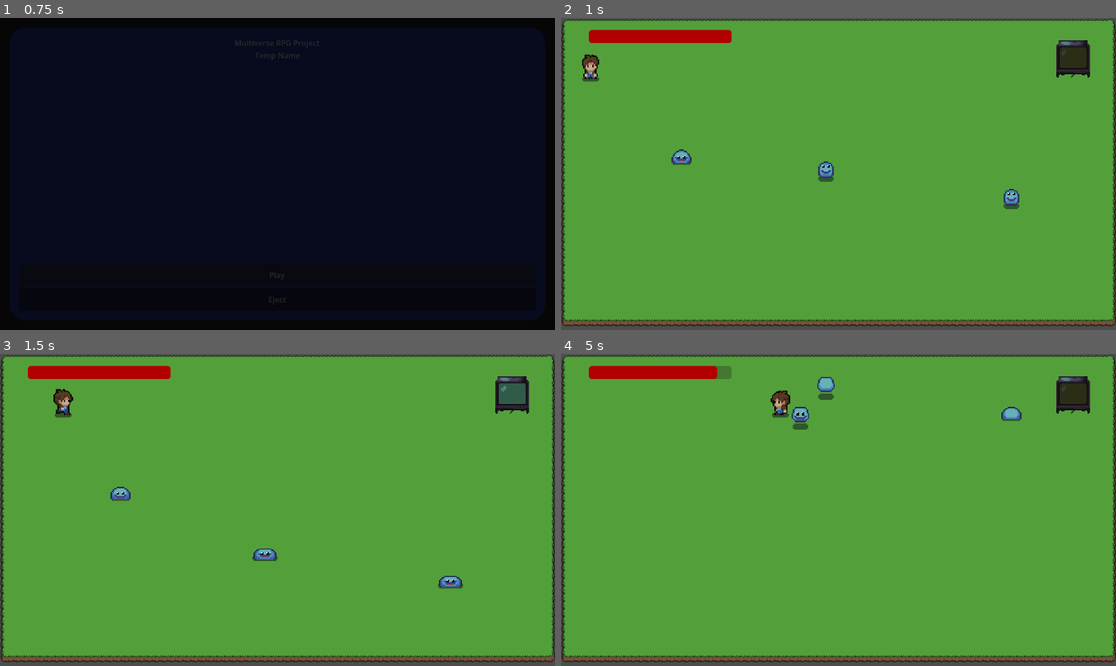
Above: before the commit, frames 1-4 (two rows, left to right).
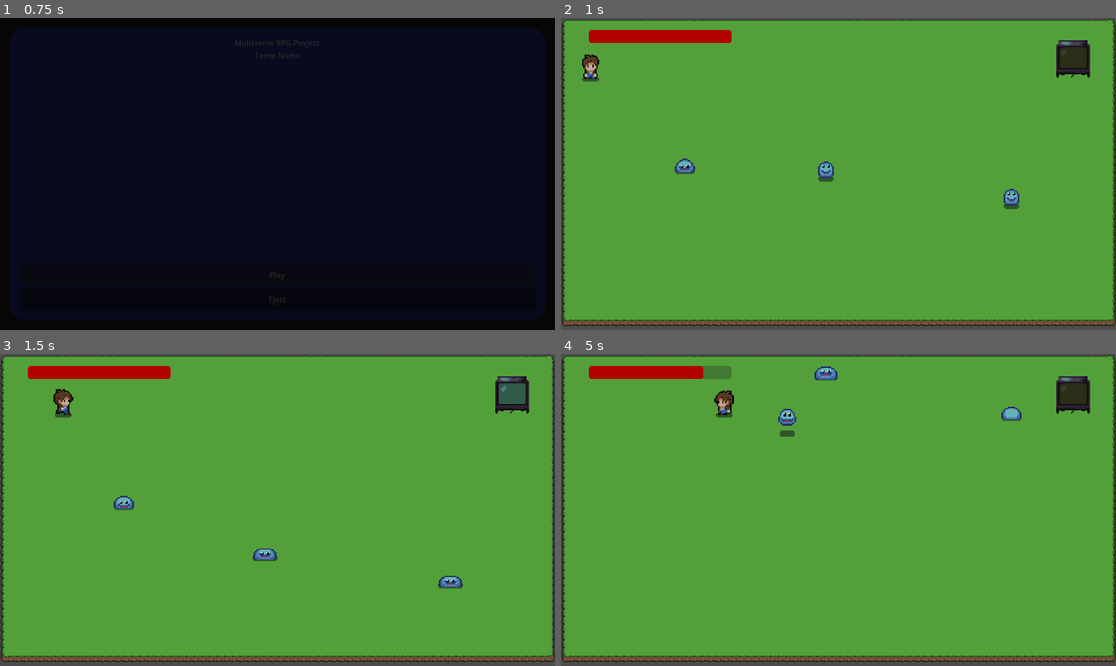
Above: after the commit, the same moments.

Repository: CCV-JamesNye/multiverse-rpg-project
Game: Godot game, scene res://Scenes/UI/MainMenu.tscn
The game is run twice, just before and just after one commit, with the same random seed, the same clock (stepped at 60 frames per second) and the same inputs.
Inputs:
- Up to frame 1 (0.75 s): click "Play" at 0.5 s
- Up to frame 2 (1 s): no input
- Up to frame 3 (1.5 s): tap Enter at 1.25 s; hold Right (move_right) from 1.28 s (still down)
- Up to frame 4 (5 s): release Right (move_right) at 2.03 s; hold Down (move_down) 2.03-2.78 s; hold Right (move_right) 2.78-3.53 s; hold Up (move_up) 3.53-4.28 s; hold Left (move_left) from 4.28 s (still down)

Frame 1 is identical in both runs. In frame 2, 0.3% of the frame differs, in the area x 19-25%, y 42-51%; in frame 3, 0.3%; in frame 4, 1.3%, in the area x 25-50%, y 3-27%.

Commit message:
Revert "Attempted Knockback"
This reverts commit c360c096b50bd3264d19c0a540857129450dc528.

Diff:
--- a/Scenes/Game Manager/Scripts/game_manager.gd
+++ b/Scenes/Game Manager/Scripts/game_manager.gd
@@ -1,6 +1,4 @@
 extends Node
-
-var enemy_direction
 
 func plr_die():
 	await SceneTransition.fade_to_black()
--- a/Scenes/Player/Scripts/player.gd
+++ b/Scenes/Player/Scripts/player.gd
@@ -7,20 +7,14 @@
 var max_health : int = 10
 var death_anim : bool = false
 signal health_update (int)
-var enemies
-var is_input_allowed : bool = true
 
 @onready var animated_sprite_2d: AnimatedSprite2D = $AnimatedSprite2D
 @onready var hurtbox: Area2D = $HurtBox
-@onready var collision: CollisionShape2D = $Collision
-@onready var hit_timer: Timer = $HitTimer
 
 # Called when the node enters the scene tree for the first time.
 func _ready() -> void:
-	enemies = get_tree().get_first_node_in_group("enemies")
 	hurtbox.send_damage.connect(take_damage)
 	animated_sprite_2d.play("idle_down")
-	hit_timer.timeout.connect(stop_hit_movement)
 	pass # Replace with function body.
 
 # Called every frame. 'delta' is the elapsed time since the previous frame.
@@ -29,22 +23,22 @@
 	var direction : Vector2 = Vector2.ZERO
 
 	# Reads input
-	if Input.is_action_pressed("move_right") && is_input_allowed == true:
+	if Input.is_action_pressed("move_right"):
 		facing = "right"
 		play_anim(1)
 		direction.x += 1
 		direction.y = 0
-	if Input.is_action_pressed("move_left") && is_input_allowed == true:
+	if Input.is_action_pressed("move_left"):
 		facing = "left"
 		play_anim(1)
 		direction.x -= 1
 		direction.y = 0
-	if Input.is_action_pressed("move_down") && is_input_allowed == true:
+	if Input.is_action_pressed("move_down"):
 		facing = "down"
 		play_anim(1)
 		direction.y += 1
 		direction.x = 0
-	if Input.is_action_pressed("move_up") && is_input_allowed == true:
+	if Input.is_action_pressed("move_up"):
 		facing = "up"
 		play_anim(1)
 		direction.y -= 1
@@ -86,17 +80,9 @@
 
 func take_damage(damage: int) -> void:
 	health -= damage
-	if GameManager.enemy_direction == "down":
-		velocity.y += 150
-	is_input_allowed = false
-	hit_timer.start()
 	health_update.emit(health)
 	if health <= 0:
 		die()
 
 func die() -> void:
 	GameManager.plr_die()
-
-func stop_hit_movement() -> void:
-	velocity = Vector2.ZERO
-	is_input_allowed = true
--- a/Scenes/Player/player.tscn
+++ b/Scenes/Player/player.tscn
@@ -459,6 +459,3 @@
 value = 10.0
 show_percentage = false
 script = SubResource("GDScript_xpcdj")
-
-[node name="HitTimer" type="Timer" parent="." unique_id=1066145397]
-wait_time = 0.321
--- a/Scenes/Worlds/Template/Enemies/Idle Chaser Template/Scripts/idle_chaser_template.gd
+++ b/Scenes/Worlds/Template/Enemies/Idle Chaser Template/Scripts/idle_chaser_template.gd
@@ -6,19 +6,14 @@
 @onready var player_detector: Area2D = $PlayerDetector
 @onready var chase_timer: Timer = $ChaseTimer
 @onready var idle_timer: Timer = $IdleTimer
-@onready var hit_timer: Timer = $HitTimer
-@onready var wait_to_chase_timer: Timer = $WaitToChaseTimer
 
 @export var patrol_speed: float = 110.0
 var direction : Vector2 = Vector2.DOWN
 var facing = "down"
-enum state {IDLE, PATROL, CHASE, START, HIT_PLAYER}
+enum state {IDLE, PATROL, CHASE, START}
 var current_state : state = state.IDLE
 var player_target = Player
 @onready var start_position
-var current_position
-@onready var hitbox: HitBox = $HitBox
-var can_chase : bool = true
 
 func _ready() -> void:
 	player_target = get_tree().get_first_node_in_group("player")
@@ -27,13 +22,6 @@
 	player_detector.body_exited.connect(player_left)
 	chase_timer.timeout.connect(end_chase)
 	idle_timer.timeout.connect(return_to_start)
-	hitbox.area_entered.connect(change_state_to_hit)
-	hit_timer.timeout.connect(stop_hit_movement)
-	wait_to_chase_timer.timeout.connect(start_chase)
-
-func _process(_delta: float) -> void:
-	GameManager.enemy_direction = facing
-	printerr(current_state)
 
 func _physics_process(delta: float) -> void:
 	match current_state:
@@ -45,8 +33,6 @@
 			handle_chase()
 		state.START:
 			handle_start()
-		state.HIT_PLAYER:
-			handle_hitplayer()
 
 	move_and_collide(velocity * delta)
 
@@ -82,7 +68,6 @@
 	direction = collision_shape_2d.global_position.direction_to(player_target.global_position)
 
 	idle_timer.stop()
-	wait_to_chase_timer.stop()
 	if facing == "down":
 		animated_sprite_2d.play("run_down")
 	elif facing == "up":
@@ -106,17 +91,7 @@
 func check_for_player(body : Node2D) -> void:
 	if body is Player:
 		chase_timer.stop()
-		wait_to_chase_timer.start()
-
-func start_chase() -> void:
-	current_state = state.CHASE
-
-func handle_hitplayer() -> void:
-	can_chase = false
-	animated_sprite_2d.play("idle_down")
-	hit_timer.start()
-	if facing == "down":
-		velocity.y -= 150
+		current_state = state.CHASE
 
 func player_left(body : Node2D) -> void:
 	if body is Player:
@@ -129,10 +104,3 @@
 
 func return_to_start() -> void:
 	current_state = state.START
-
-func stop_hit_movement() -> void:
-	can_chase = true
-	handle_chase()
-
-func change_state_to_hit() -> void:
-	current_state = state.HIT_PLAYER
--- a/Scenes/Worlds/Template/Enemies/Idle Chaser Template/idle_chaser_template.tscn
+++ b/Scenes/Worlds/Template/Enemies/Idle Chaser Template/idle_chaser_template.tscn
@@ -401,7 +401,7 @@
 [sub_resource type="RectangleShape2D" id="RectangleShape2D_fj507"]
 size = Vector2(38, 15)
 
-[node name="IdleChaser" type="CharacterBody2D" unique_id=1312114128 groups=["enemies"]]
+[node name="IdleChaser" type="CharacterBody2D" unique_id=1312114128]
 collision_layer = 4
 collision_mask = 11
 script = ExtResource("1_hd8xb")
@@ -421,6 +421,7 @@
 collision_mask = 2
 
 [node name="CollisionShape2D" type="CollisionShape2D" parent="PlayerDetector" unique_id=743717957]
+visible = false
 position = Vector2(0, -5.5)
 shape = SubResource("CircleShape2D_82mv1")
 
@@ -451,8 +452,3 @@
 [node name="IdleTimer" type="Timer" parent="." unique_id=486494404]
 wait_time = 1.5
 one_shot = true
-
-[node name="HitTimer" type="Timer" parent="." unique_id=1519238075]
-wait_time = 0.321
-
-[node name="WaitToChaseTimer" type="Timer" parent="." unique_id=32136322]
--- a/Scenes/Worlds/Test World/test_level.tscn
+++ b/Scenes/Worlds/Test World/test_level.tscn
@@ -88,4 +88,4 @@
 position = Vector2(61, 129)
 
 [node name="Idle Chaser Template" parent="." unique_id=1242787098 instance=ExtResource("4_bgdui")]
-position = Vector2(250, 306)
+position = Vector2(257, 325)
--- a/project.godot
+++ b/project.godot
@@ -24,7 +24,6 @@
 [global_group]
 
 player=""
-enemies=""
 
 [input]
 
